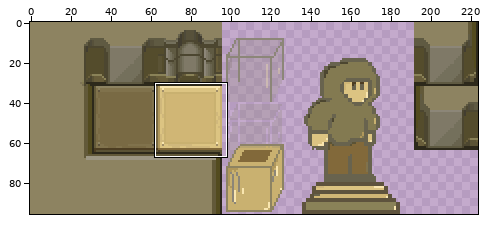
Sprite sheet: Sprites/EnvironmentReal/Chamber/chamber.png. Above: a wide view before the commit, with the close-up outlined.
Close-up. First the earlier version:
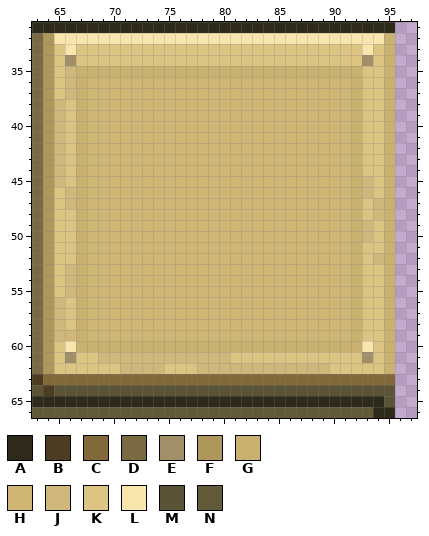
The file is 224x96 pixels. Colours within 5 levels of each other are drawn and written as one. Shown: x 63..97, y 31..66.
Palette (. is transparent): A #2d291b  B #4c3d22  C #82693a  D #796a44  E #a18f69  F #af975b  G #c9b170  H #d0b675  J #d0b87c  K #dcc482  L #f9e6af  M #5b5335  N #625939
Pixels before, first column x 63:
31 AAAAAAAAAAAAAAAAAAAAAAAAAAAAAAAAA
32 DFLLLLLLLLLLLLLLLLLLLLLLLLLLLLLLG
33 DFKLKKKKKKKKKKKKKKKKKKKKKKKKKKLKG
34 DFKEKKKKKKKKKKKKKKKKKKKKKKKKKKEKG
35 DFKJGGGGGGGGGGGGGGGGGGGGGGGGGGKKG
36 DFKJGHHHHHHHHHHHHHHHHHHHHHHHHGKKG
37 DFKJGHHHHHHHHHHHHHHHHHHHHHHHHGKKG
38 DFJKGHHHHHHHHHHHHHHHHHHHHHHHHGKKG
39 DFJKGHHHHHHHHHHHHHHHHHHHHHHHHGKKG
40 DFJKGHHHHHHHHHHHHHHHHHHHHHHHHGKKG
41 DFJKGHHHHHHHHHHHHHHHHHHHHHHHHGKKG
42 DFJKGHHHHHHHHHHHHHHHHHHHHHHHHGKKG
43 DFJKGHHHHHHHHHHHHHHHHHHHHHHHHGKKG
44 DFJKGHHHHHHHHHHHHHHHHHHHHHHHHGKKG
45 DFJKGHHHHHHHHHHHHHHHHHHHHHHHHGJKG
46 DFKJGHHHHHHHHHHHHHHHHHHHHHHHHGJKG
47 DFKJGHHHHHHHHHHHHHHHHHHHHHHHHGKJG
48 DFKKGHHHHHHHHHHHHHHHHHHHHHHHHGKJG
49 DFKKGHHHHHHHHHHHHHHHHHHHHHHHHGJKG
50 DFKKGHHHHHHHHHHHHHHHHHHHHHHHHGJKG
51 DFKKGHHHHHHHHHHHHHHHHHHHHHHHHGKKG
52 DFKKGHHHHHHHHHHHHHHHHHHHHHHHHGKJG
53 DFKJGHHHHHHHHHHHHHHHHHHHHHHHHGKKG
54 DFKJGHHHHHHHHHHHHHHHHHHHHHHHHGKKG
55 DFKJGHHHHHHHHHHHHHHHHHHHHHHHHGKKG
56 DFJKGHHHHHHHHHHHHHHHHHHHHHHHHGKKG
57 DFJKGHHHHHHHHHHHHHHHHHHHHHHHHGKKG
58 DFJKGHHHHHHHHHHHHHHHHHHHHHHHHGKKG
59 DFJJGHHHHHHHHHHHHHHHHHHHHHHHHGKKG
60 DFKLGGGGGGGGGGGGGGGGGGGGGGGGGGLKG
61 DFKEKKJJJJJJJJJJJJKKKKKKKKKKKKEKG
62 DFKKKKKKJJJJKKKJJJJJJJJJJJJKKKKKG
63 BCCCCCCCCCCCCCCCCCCCCCCCCCCCCCCCC
64 MBMMMMMMMMMMMMMMMMMMMMMMMMMMMMMMM
65 AAAAAAAAAAAAAAAAAAAAAAAAAAAAAAAAM
66 NNNNNNNNNNNNNNNNNNNNNNNNNNNNNNNAA
New version:
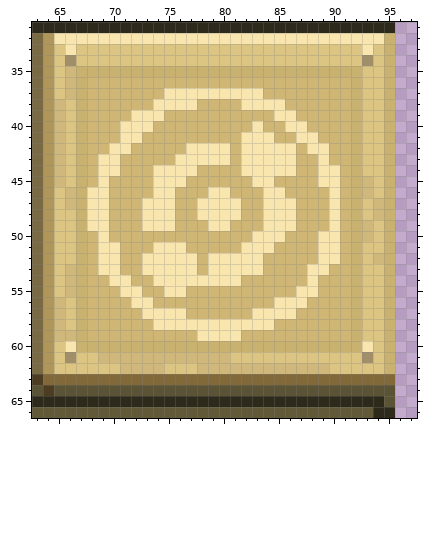
Commit: added nexus logos in level 2, 3 & 4
The edit:
{"y":37,"x":75,"old":"HHHHHHHHH","new":"LLLLLLLLL"}
{"y":38,"x":74,"old":"HHHH","new":"LLLL"}
{"y":38,"x":82,"old":"HHHH","new":"LLLL"}
{"y":39,"x":72,"old":"HHH","new":"LLL"}
{"y":39,"x":85,"old":"HH","new":"LL"}
{"y":40,"x":71,"old":"HHH","new":"LLL"}
{"y":40,"x":83,"old":"H","new":"L"}
{"y":40,"x":86,"old":"HH","new":"LL"}
{"y":41,"x":71,"old":"HH","new":"LL"}
{"y":41,"x":82,"old":"HHH","new":"LLL"}
{"y":41,"x":87,"old":"HH","new":"LL"}
{"y":42,"x":70,"old":"HH","new":"LL"}
{"y":42,"x":77,"old":"HHHH","new":"LLLL"}
{"y":42,"x":82,"old":"HHHHH","new":"LLLLL"}
{"y":42,"x":88,"old":"HH","new":"LL"}
{"y":43,"x":69,"old":"HH","new":"LL"}
{"y":43,"x":76,"old":"HHHHH","new":"LLLLL"}
{"y":43,"x":82,"old":"HHHHH","new":"LLLLL"}
{"y":43,"x":89,"old":"H","new":"L"}
{"y":44,"x":69,"old":"HH","new":"LL"}
{"y":44,"x":74,"old":"HHHH","new":"LLLL"}
{"y":44,"x":82,"old":"HHHHH","new":"LLLLL"}
{"y":44,"x":89,"old":"HH","new":"LL"}
{"y":45,"x":69,"old":"H","new":"L"}
{"y":45,"x":74,"old":"HHH","new":"LLL"}
{"y":45,"x":83,"old":"HH","new":"LL"}
{"y":45,"x":89,"old":"HH","new":"LL"}
{"y":46,"x":68,"old":"HH","new":"LL"}
{"y":46,"x":74,"old":"HH","new":"LL"}
{"y":46,"x":79,"old":"HH","new":"LL"}
{"y":46,"x":84,"old":"HH","new":"LL"}
{"y":46,"x":90,"old":"H","new":"L"}
{"y":47,"x":68,"old":"HH","new":"LL"}
{"y":47,"x":73,"old":"HHH","new":"LLL"}
{"y":47,"x":78,"old":"HHHH","new":"LLLL"}
{"y":47,"x":84,"old":"HHH","new":"LLL"}
{"y":47,"x":90,"old":"H","new":"L"}
{"y":48,"x":68,"old":"HH","new":"LL"}
{"y":48,"x":73,"old":"HHH","new":"LLL"}
{"y":48,"x":78,"old":"HHHH","new":"LLLL"}
{"y":48,"x":84,"old":"HHH","new":"LLL"}
{"y":48,"x":90,"old":"H","new":"L"}
{"y":49,"x":68,"old":"HH","new":"LL"}
{"y":49,"x":73,"old":"HHH","new":"LLL"}
{"y":49,"x":79,"old":"HH","new":"LL"}
{"y":49,"x":84,"old":"HHH","new":"LLL"}
{"y":49,"x":90,"old":"H","new":"L"}
{"y":50,"x":69,"old":"H","new":"L"}
{"y":50,"x":83,"old":"HHH","new":"LLL"}
{"y":50,"x":89,"old":"HH","new":"LL"}
{"y":51,"x":69,"old":"HH","new":"LL"}
{"y":51,"x":74,"old":"HHH","new":"LLL"}
{"y":51,"x":82,"old":"HHH","new":"LLL"}
{"y":51,"x":89,"old":"HH","new":"LL"}
{"y":52,"x":69,"old":"HH","new":"LL"}
{"y":52,"x":73,"old":"HHHHH","new":"LLLLL"}
{"y":52,"x":79,"old":"HHHHH","new":"LLLLL"}
{"y":52,"x":89,"old":"HH","new":"LL"}
{"y":53,"x":69,"old":"HH","new":"LL"}
{"y":53,"x":73,"old":"HHHHH","new":"LLLLL"}
{"y":53,"x":79,"old":"HHHHH","new":"LLLLL"}
{"y":53,"x":88,"old":"HH","new":"LL"}
{"y":54,"x":70,"old":"HH","new":"LL"}
{"y":54,"x":74,"old":"HHHHHHHH","new":"LLLLLLLL"}
{"y":54,"x":88,"old":"H","new":"L"}
{"y":55,"x":71,"old":"HH","new":"LL"}
{"y":55,"x":75,"old":"HH","new":"LL"}
{"y":55,"x":87,"old":"HH","new":"LL"}
{"y":56,"x":72,"old":"HH","new":"LL"}
{"y":56,"x":85,"old":"HHH","new":"LLL"}
{"y":57,"x":73,"old":"HHHH","new":"LLLL"}
{"y":57,"x":83,"old":"HHHH","new":"LLLL"}
{"y":58,"x":74,"old":"HHHHHHHHHHH","new":"LLLLLLLLLLL"}
{"y":59,"x":78,"old":"HHHH","new":"LLLL"}
{"label":"changed","picture_box":[87,88,340,341]}
